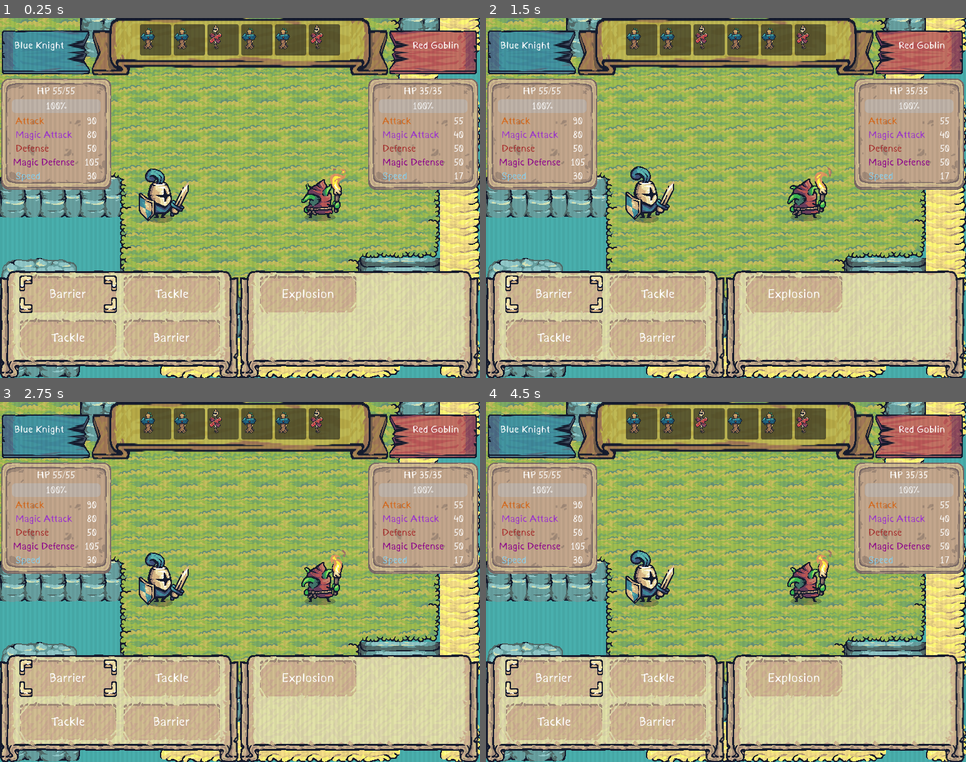
Above: before the commit, frames 1-4 (two rows, left to right).
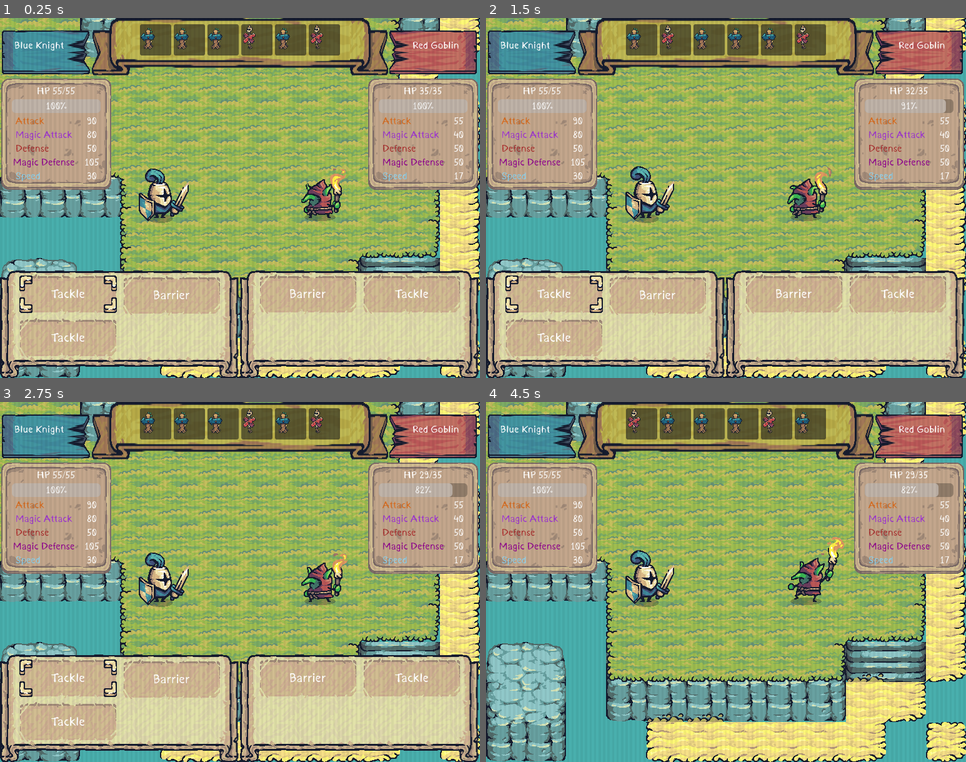
Above: after the commit, the same moments.

Repository: AkubaruF/individual-game-jam
Game: Godot game, scene res://Scene/Level.tscn
Same seed, same stepped clock (60 frames per second), same inputs: the game is played once before the commit and once after it.
Inputs (mouse positions are in pixels of both pictures, inside the frame that each line leads up to):
- Up to frame 1 (0.25 s): no input
- Up to frame 2 (1.5 s): click "[center]Barrier[/center]" at 0.5 s; click "[center]Tackle[/center]" at 1.25 s
- Up to frame 3 (2.75 s): click "[center]Tackle[/center]" at 2 s
- Up to frame 4 (4.5 s): click "[center]Barrier[/center]" at 2.75 s; click (793, 679) at 3.5 s, where only the run before the commit has a clickable "[center]Explosion[/center]"; click "[center]Barrier[/center]" at 4.25 s

The runs differ from the first frame. In frame 1, 4.6% of the frame differs, in the area x 10-96%, y 1-95%; in frame 2, 4.7%; in frame 3, 5.2%; in frame 4, 28%, in the area x 0-100%, y 1-100%.

Commit message:
connected skill arsenal to ui

Diff:
--- a/Scene/Game/Crt Shader.tscn
+++ b/Scene/Game/Crt Shader.tscn
@@ -21,3 +21,4 @@
 anchor_bottom = 1.0
 grow_horizontal = 2
 grow_vertical = 2
+mouse_filter = 2
--- a/Scene/Game/HUD.tscn
+++ b/Scene/Game/HUD.tscn
@@ -1,12 +1,8 @@
-[gd_scene load_steps=8 format=3 uid="uid://crfiu6t510qdr"]
+[gd_scene load_steps=4 format=3 uid="uid://crfiu6t510qdr"]
 
 [ext_resource type="Script" path="res://Scene/Game/hud.gd" id="1_hap1o"]
 [ext_resource type="Texture2D" uid="uid://daj1q1eav1xtl" path="res://Asset/Tiny Swords (Update 010)/UI/Banners/Banner_Horizontal.png" id="1_yanir"]
 [ext_resource type="PackedScene" uid="uid://c1uuk46qeieau" path="res://Scene/Game/SkillButton.tscn" id="2_0is4u"]
-[ext_resource type="Resource" uid="uid://msrc3c0st6u5" path="res://Game/Skills/Barrier.tres" id="4_21qcr"]
-[ext_resource type="Resource" uid="uid://7gmgn8qxbsir" path="res://Game/Travelers/Knight.tres" id="5_fdvrc"]
-[ext_resource type="Resource" uid="uid://dofgi3wnxci7d" path="res://Game/Skills/Tackle.tres" id="5_rklc1"]
-[ext_resource type="Resource" uid="uid://d20wdsdxlim6k" path="res://Game/Skills/Explosion.tres" id="6_vtl5b"]
 
 [node name="HUD" type="Control"]
 layout_mode = 3
@@ -18,6 +14,7 @@
 grow_horizontal = 2
 grow_vertical = 2
 script = ExtResource("1_hap1o")
+button = ExtResource("2_0is4u")
 
 [node name="SkillHUD" type="NinePatchRect" parent="."]
 layout_mode = 1
@@ -55,48 +52,12 @@
 custom_minimum_size = Vector2(162, 132)
 layout_mode = 2
 size_flags_vertical = 4
-alignment = 1
-
-[node name="TextureButton" parent="SkillHUD/HBoxContainer/VBoxContainer" instance=ExtResource("2_0is4u")]
-layout_mode = 2
-focus_neighbor_left = NodePath("../../../../ItemHUD/HBoxContainer/VBoxContainer/TextureButton")
-focus_neighbor_right = NodePath("../../VBoxContainer2/TextureButton")
-focus_neighbor_bottom = NodePath("../TextureButton2")
-skill = ExtResource("4_21qcr")
-stats = ExtResource("5_fdvrc")
-
-[node name="TextureButton2" parent="SkillHUD/HBoxContainer/VBoxContainer" instance=ExtResource("2_0is4u")]
-layout_mode = 2
-focus_neighbor_left = NodePath("../../VBoxContainer2/TextureButton2")
-focus_neighbor_top = NodePath("../TextureButton")
-focus_neighbor_right = NodePath("../../VBoxContainer2/TextureButton2")
-focus_neighbor_bottom = NodePath("../TextureButton")
-skill = ExtResource("5_rklc1")
-stats = ExtResource("5_fdvrc")
 
 [node name="VBoxContainer2" type="VBoxContainer" parent="SkillHUD/HBoxContainer"]
 custom_minimum_size = Vector2(162, 132)
 layout_mode = 2
 size_flags_horizontal = 4
 size_flags_vertical = 4
-
-[node name="TextureButton" parent="SkillHUD/HBoxContainer/VBoxContainer2" instance=ExtResource("2_0is4u")]
-layout_mode = 2
-focus_neighbor_left = NodePath("../../VBoxContainer/TextureButton")
-focus_neighbor_top = NodePath("../TextureButton2")
-focus_neighbor_right = NodePath("../../../../ItemHUD/HBoxContainer/VBoxContainer/TextureButton")
-focus_neighbor_bottom = NodePath("../TextureButton2")
-skill = ExtResource("5_rklc1")
-stats = ExtResource("5_fdvrc")
-
-[node name="TextureButton2" parent="SkillHUD/HBoxContainer/VBoxContainer2" instance=ExtResource("2_0is4u")]
-layout_mode = 2
-focus_neighbor_left = NodePath("../../VBoxContainer/TextureButton2")
-focus_neighbor_top = NodePath("../TextureButton")
-focus_neighbor_right = NodePath("../../VBoxContainer/TextureButton2")
-focus_neighbor_bottom = NodePath("../TextureButton")
-skill = ExtResource("4_21qcr")
-stats = ExtResource("5_fdvrc")
 
 [node name="ItemHUD" type="NinePatchRect" parent="."]
 layout_mode = 1
@@ -133,13 +94,6 @@
 size_flags_horizontal = 4
 size_flags_vertical = 4
 
-[node name="TextureButton" parent="ItemHUD/HBoxContainer/VBoxContainer" instance=ExtResource("2_0is4u")]
-layout_mode = 2
-focus_neighbor_left = NodePath("../../../../SkillHUD/HBoxContainer/VBoxContainer2/TextureButton")
-focus_neighbor_right = NodePath("../../../../SkillHUD/HBoxContainer/VBoxContainer/TextureButton")
-skill = ExtResource("6_vtl5b")
-stats = ExtResource("5_fdvrc")
-
 [node name="VBoxContainer2" type="VBoxContainer" parent="ItemHUD/HBoxContainer"]
 custom_minimum_size = Vector2(162, 132)
 layout_mode = 2
--- a/Scene/Game/hud.gd
+++ b/Scene/Game/hud.gd
@@ -1,4 +1,60 @@
 extends Control
 
+var level
+var character_stat
+@export var button: PackedScene
+
 func _ready() -> void:
+	level = get_tree().current_scene
+	character_stat = level.find_child("PlayerTeam", true, false).get_child(0)
+	character_stat = character_stat.characterStat
+	if character_stat:
+		update_skill_buttons()
+
+func update_skill_buttons() -> void:
+	var skill_containers = [
+		$SkillHUD/HBoxContainer/VBoxContainer,
+		$SkillHUD/HBoxContainer/VBoxContainer2
+	]
+
+	var item_containers = [
+		$ItemHUD/HBoxContainer/VBoxContainer,
+		$ItemHUD/HBoxContainer/VBoxContainer2
+	]
+	for container in skill_containers:
+		for child in container.get_children():
+			child.queue_free()
+
+	for container in item_containers:
+		for child in container.get_children():
+			child.queue_free()
+
+	for i in range(character_stat.arsenal.skills.size()):
+		var skill_resource = character_stat.arsenal.skills[i]
+		if skill_resource == null:
+			continue
+		var skill_button = button.instantiate()
+		skill_button.skill = skill_resource
+		skill_button.stats = character_stat
+		var container_index = i % skill_containers.size()
+		skill_containers[container_index].add_child(skill_button)
+
+	for i in range(character_stat.arsenal.items.size()):
+		var skill_resource = character_stat.arsenal.items[i]
+		if skill_resource == null:
+			continue
+		var skill_button = button.instantiate()
+		skill_button.skill = skill_resource
+		skill_button.stats = character_stat
+		var container_index = i % item_containers.size()
+		item_containers[container_index].add_child(skill_button)
+
+	focus_first_button()
+
+func focus_first_button() -> void:
 	$SkillHUD/HBoxContainer/VBoxContainer/TextureButton.grab_focus()
+
+# Call this function whenever CharacterStat updates
+func refresh_skills(new_character_stat: CharacterStat) -> void:
+	character_stat = new_character_stat
+	update_skill_buttons()
--- a/Scene/Game/skill_button.gd
+++ b/Scene/Game/skill_button.gd
@@ -18,7 +18,6 @@
 		targets = [level.find_child("EnemyTeam", true, false).get_child(0)]
 	elif skill.target == SkillResource.Target.EVERYONE:
 		targets = [level.find_child("PlayerTeam", true, false).get_child(0),level.find_child("EnemyTeam", true, false).get_child(0)]
-	print(targets)
 	play()
 
 func play() -> void:
--- a/Scene/Level.tscn
+++ b/Scene/Level.tscn
@@ -15,8 +15,6 @@
 player_group = NodePath("Units/PlayerTeam")
 enemy_group = NodePath("Units/EnemyTeam")
 timeline = NodePath("Timeline")
-
-[node name="CanvasLayer" parent="." instance=ExtResource("2_4w0dq")]
 
 [node name="Sprite2D" type="Sprite2D" parent="."]
 position = Vector2(384, 288)
@@ -43,3 +41,5 @@
 [node name="Timeline" parent="." instance=ExtResource("5_1gyoe")]
 offset_top = -240.0
 offset_bottom = -240.0
+
+[node name="CanvasLayer" parent="." instance=ExtResource("2_4w0dq")]
--- a/Scene/LevelHandler.gd
+++ b/Scene/LevelHandler.gd
@@ -19,8 +19,6 @@
 
 	sort_and_display()
 	Events.next_attack.connect(next_attack)
-
-	next_attack()
 
 func sort_combined_queue():
 	var player_array = []
@@ -58,6 +56,7 @@
 		await level.find_child("Enemy").animation_finished
 		level.find_child("Enemy").play("idle")
 		level.find_child("HUD").show()
+		level.find_child("HUD").focus_first_button()
 		next_attack()
 
 func pop_out():
--- a/Scripts/Resources/SkillResource.gd
+++ b/Scripts/Resources/SkillResource.gd
@@ -17,6 +17,5 @@
 	apply_effects(targets)
 	Events.next_attack.emit()
 
-
 func apply_effects(target: Array[Node]) -> void:
 	pass
